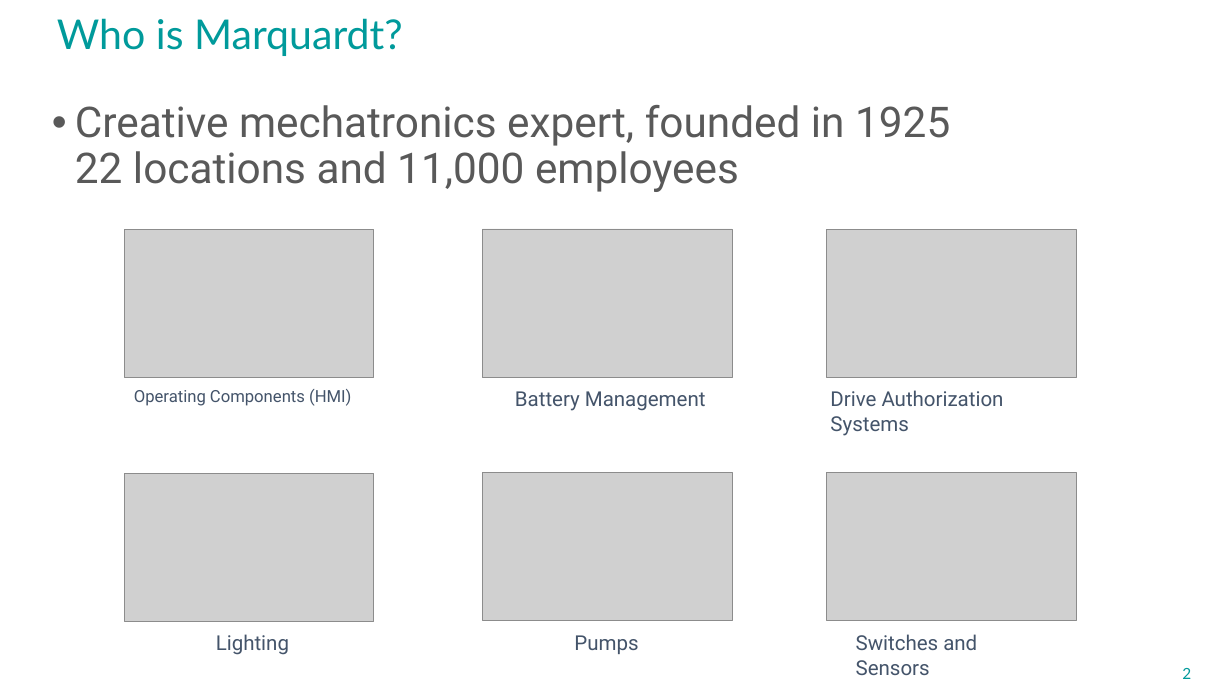
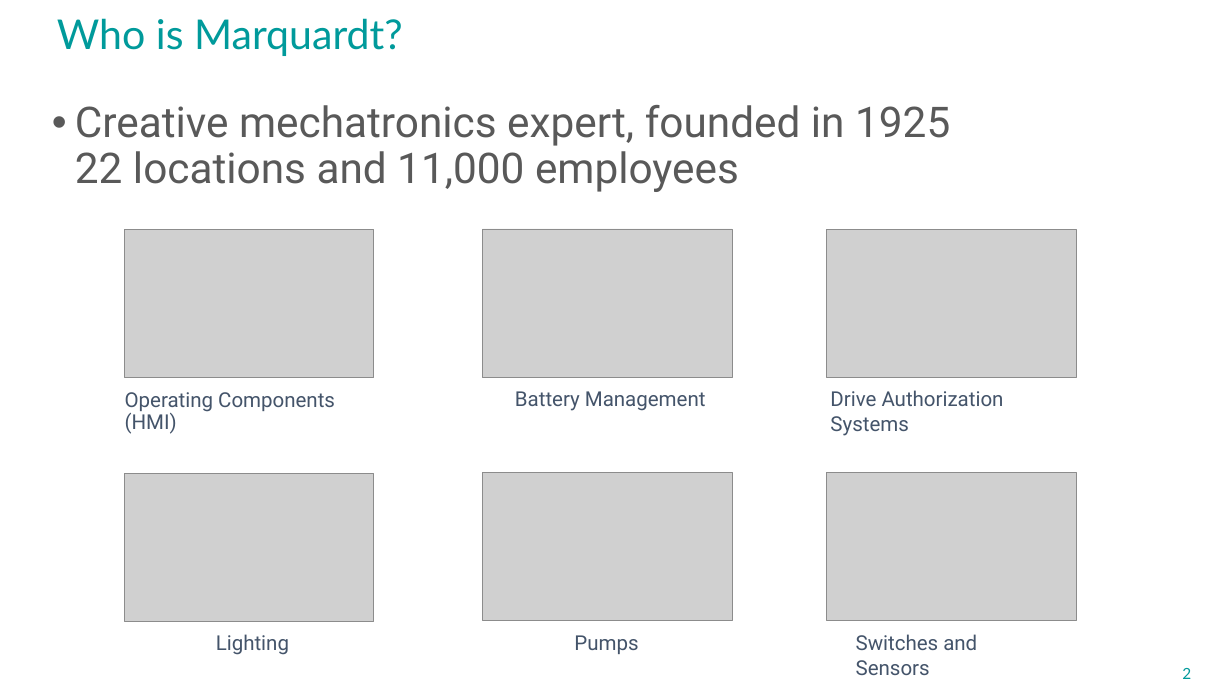
Before and after one commit to avengineers/SPLC2023, a slide deck: slide 2 of Challenges_at_Marquardt.pptx. Drawn at 1232x693 pixels with LibreOffice and Linux fonts; fonts in the diff are those of the drawing; grey boxes stand for pictures; background and template pictures are left out. Boxes give left, top, right and bottom in pixels: in the first picture for what was removed or moved away, otherwise in the second. Text is boxed around its words. In the diff, an @@ line names an element or a change of style, - is before the commit and + after.

Commit message:
font size correction slide 2

```diff
--- a/Challenges_at_Marquardt.pptx
+++ b/Challenges_at_Marquardt.pptx
@@ text "Operating Components (HMI)": place and size @@
-text "Operating Components (HMI)" at bbox=[134, 389, 351, 406]
+text "Operating Components (HMI)" at bbox=[125, 392, 335, 434]
@@ text "Operating Components (HMI)" at bbox=[125, 392, 335, 434]: size 12.9 to 16 pt; line spacing 0.8 to 0.9 @@
```
